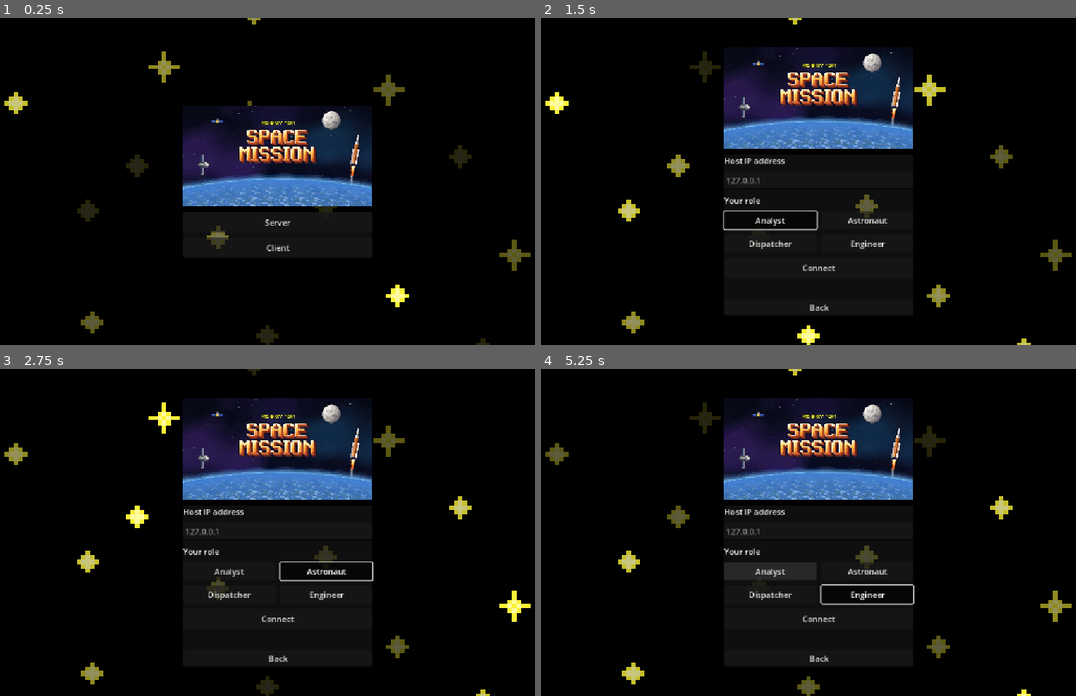
Above: before the commit, frames 1-4 (two rows, left to right).
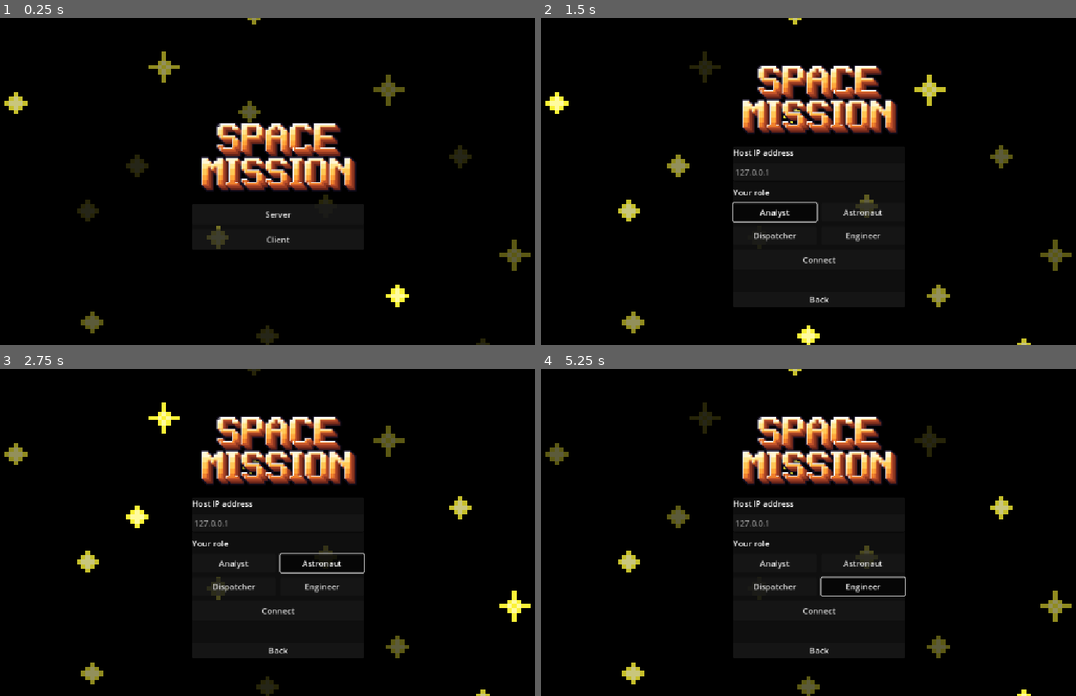
Above: after the commit, the same moments.

Repository: Arentton/Ansharky-Game
Game: Godot game, scene res://scenes/control.tscn
The game is run twice, just before and just after one commit, with the same random seed, the same clock (stepped at 60 frames per second) and the same inputs.
Inputs (mouse positions are in pixels of both pictures, inside the frame that each line leads up to):
- Up to frame 1 (0.25 s): no input
- Up to frame 2 (1.5 s): click "Client" at 0.5 s; click "Analyst" at 1.25 s
- Up to frame 3 (2.75 s): click "Astronaut" at 2 s
- Up to frame 4 (5.25 s): click "Dispatcher" at 2.75 s; tap Enter (ui_accept) at 3.5, 3.77 s; move the mouse to (947, 516) at 3.52 s; hold D (move_right) 3.53-4.25 s; hold E (interact) 3.53-4.25 s; click (947, 516) at 3.67 s; click "Engineer" at 4.25 s; drag from (701, 548) to (792, 597) at 5.02 s

The runs differ from the first frame. In frame 1, 10% of the frame differs, in the area x 34-70%, y 26-72%; in frame 2, 12%; in frame 3, 12%; in frame 4, 12%, in the area x 34-70%, y 8-90%.

Commit message:
Bag fix

Diff:
--- a/scenes/control.tscn
+++ b/scenes/control.tscn
@@ -2,7 +2,7 @@
 
 [ext_resource type="Script" uid="uid://ca11ev78oesfr" path="res://scripts/highlevelUI.gd" id="1_0fbet"]
 [ext_resource type="Script" uid="uid://c2ls78qa0wx6l" path="res://scripts/starfield_background.gd" id="2_stars"]
-[ext_resource type="Texture2D" uid="uid://dkw7vmnlcw8nx" path="res://assets/photo_2026-11-15_11-59-31.jpg" id="4_cover"]
+[ext_resource type="Texture2D" uid="uid://b6gjolx15hq14" path="res://assets/image_2026-11-15_00-48-50.png" id="3_brbbq"]
 
 [node name="Control" type="Control"]
 layout_mode = 3
@@ -36,11 +36,11 @@
 theme_override_constants/separation = 12
 
 [node name="Title" type="TextureRect" parent="Center/Menu"]
-custom_minimum_size = Vector2(375, 200)
+custom_minimum_size = Vector2(322, 168)
 layout_mode = 2
 size_flags_horizontal = 4
 mouse_filter = 2
-texture = ExtResource("4_cover")
+texture = ExtResource("3_brbbq")
 expand_mode = 1
 stretch_mode = 5
 
